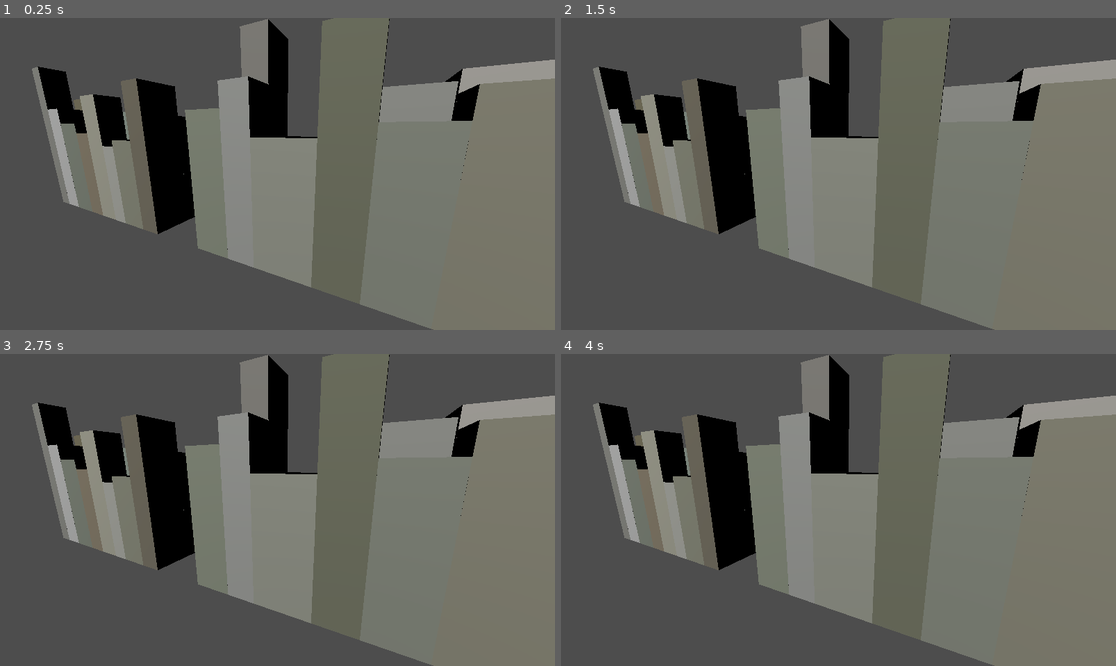
Above: before the commit, frames 1-4 (two rows, left to right).
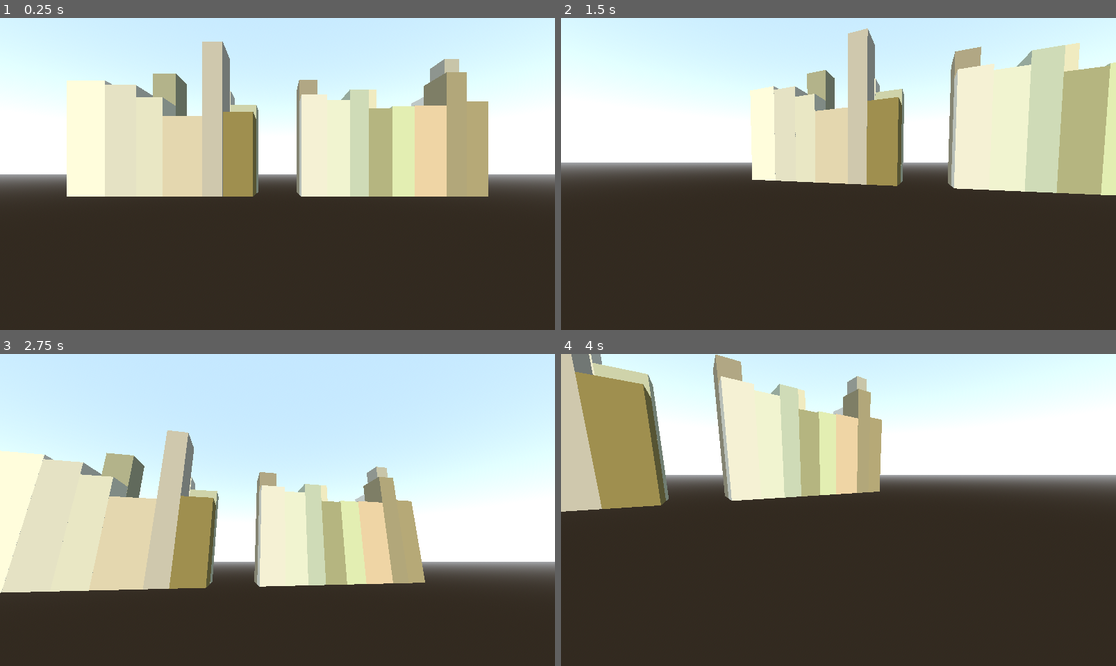
Above: after the commit, the same moments.

Repository: elemel/dronehattan-godot
Game: Godot game, scene res://root.tscn
The game is run twice, just before and just after one commit, with the same random seed, the same clock (stepped at 60 frames per second) and the same inputs.
Inputs (mouse positions are in pixels of both pictures, inside the frame that each line leads up to):
- Up to frame 1 (0.25 s): no input
- Up to frame 2 (1.5 s): tap Enter at 0.5 s; move the mouse to (960, 158) at 0.52 s; tap Space at 1.25 s; move the mouse to (727, 189) at 1.27 s
- Up to frame 3 (2.75 s): tap Enter at 2 s; move the mouse to (333, 441) at 2.02 s
- Up to frame 4 (4 s): tap Space at 2.75 s; move the mouse to (810, 572) at 2.77 s; tap Enter at 3.5 s; move the mouse to (1005, 556) at 3.52 s

The runs differ from the first frame. In frame 1, 99% of the frame differs, in the area x 0-100%, y 0-100%; in frame 2, 99%; in frame 3, 99%; in frame 4, 99%.

Commit message:
Add camera controls

Diff:
--- /dev/null
+++ b/drone.gd
@@ -0,0 +1,27 @@
+extends RigidBody3D
+
+@export var mouse_sensitivity = 0.1
+
+@onready var camera: Camera3D = $Camera3D
+
+
+func _input(event):
+	if event is InputEventKey:
+		if event.is_pressed() and event.keycode == KEY_ESCAPE:
+			if Input.mouse_mode == Input.MOUSE_MODE_VISIBLE:
+				Input.mouse_mode = Input.MOUSE_MODE_CAPTURED
+			else:
+				Input.mouse_mode = Input.MOUSE_MODE_VISIBLE
+
+	if event is InputEventMouseMotion and Input.mouse_mode == Input.MOUSE_MODE_CAPTURED:
+		var movement = event.relative
+		camera.rotation.x -= deg_to_rad(movement.y * mouse_sensitivity)
+		camera.rotation.x = clamp(camera.rotation.x, deg_to_rad(-90), deg_to_rad(90))
+		camera.rotation.y += -deg_to_rad(movement.x * mouse_sensitivity)
+
+
+func _process(delta):
+	pass
+
+func _ready():
+	Input.mouse_mode = Input.MOUSE_MODE_CAPTURED
--- /dev/null
+++ b/drone.tscn
@@ -0,0 +1,16 @@
+[gd_scene load_steps=3 format=3 uid="uid://brtegrfrx1g41"]
+
+[ext_resource type="Script" path="res://drone.gd" id="1_hrsyd"]
+
+[sub_resource type="CylinderShape3D" id="CylinderShape3D_8yeu6"]
+height = 0.5
+
+[node name="Drone" type="RigidBody3D"]
+transform = Transform3D(1, 0, 0, 0, 1, 0, 0, 0, 1, 172.729, 33.2887, 338.508)
+gravity_scale = 2.66454e-15
+script = ExtResource("1_hrsyd")
+
+[node name="Camera3D" type="Camera3D" parent="."]
+
+[node name="CollisionShape3D" type="CollisionShape3D" parent="."]
+shape = SubResource("CylinderShape3D_8yeu6")
--- a/root.tscn
+++ b/root.tscn
@@ -1,16 +1,42 @@
-[gd_scene load_steps=2 format=3 uid="uid://b833nittls7yw"]
+[gd_scene load_steps=7 format=3 uid="uid://b833nittls7yw"]
 
 [ext_resource type="PackedScene" uid="uid://cdnftki8xemni" path="res://city_block.tscn" id="1_6naoy"]
+[ext_resource type="PackedScene" uid="uid://brtegrfrx1g41" path="res://drone.tscn" id="2_471w8"]
+
+[sub_resource type="ProceduralSkyMaterial" id="ProceduralSkyMaterial_cvoh6"]
+sky_energy_multiplier = 2.0
+
+[sub_resource type="Sky" id="Sky_0gkv7"]
+sky_material = SubResource("ProceduralSkyMaterial_cvoh6")
+
+[sub_resource type="Environment" id="Environment_7y5h2"]
+background_mode = 2
+sky = SubResource("Sky_0gkv7")
+
+[sub_resource type="BoxShape3D" id="BoxShape3D_yplq5"]
+size = Vector3(256, 1, 256)
 
 [node name="Node3D" type="Node3D"]
 
-[node name="DirectionalLight3D" type="DirectionalLight3D" parent="."]
-transform = Transform3D(1, 0, 0, 0, -0.29152, -0.956565, 0, 0.956565, -0.29152, -11.342, 162.333, -2.785)
+[node name="Sun" type="DirectionalLight3D" parent="."]
+transform = Transform3D(-0.998774, 0.032846, -0.0370253, 8.26612e-09, -0.748065, -0.663626, -0.0494947, -0.662813, 0.747148, -11.342, 162.333, -2.785)
+light_color = Color(1, 0.929412, 0.741176, 1)
+sky_mode = 1
 
-[node name="Camera3D" type="Camera3D" parent="."]
-transform = Transform3D(-0.897551, 0.0946791, -0.430625, -1.3276e-09, 0.976672, 0.214735, 0.440911, 0.192736, -0.876613, -36.3005, 132.439, -186.773)
+[node name="Sky" type="WorldEnvironment" parent="."]
+environment = SubResource("Environment_7y5h2")
+
+[node name="Terrain" type="Node3D" parent="."]
+
+[node name="Chunk" type="StaticBody3D" parent="Terrain"]
+transform = Transform3D(1, 0, 0, 0, 1, 0, 0, 0, 1, 171.636, 0, 322.731)
+
+[node name="CollisionShape3D" type="CollisionShape3D" parent="Terrain/Chunk"]
+shape = SubResource("BoxShape3D_yplq5")
 
 [node name="CityBlock" parent="." instance=ExtResource("1_6naoy")]
 
 [node name="CityBlock2" parent="." instance=ExtResource("1_6naoy")]
 transform = Transform3D(1, 0, 0, 0, 1, 0, 0, 0, 1, 345.035, 0, 0)
+
+[node name="Drone" parent="." instance=ExtResource("2_471w8")]
